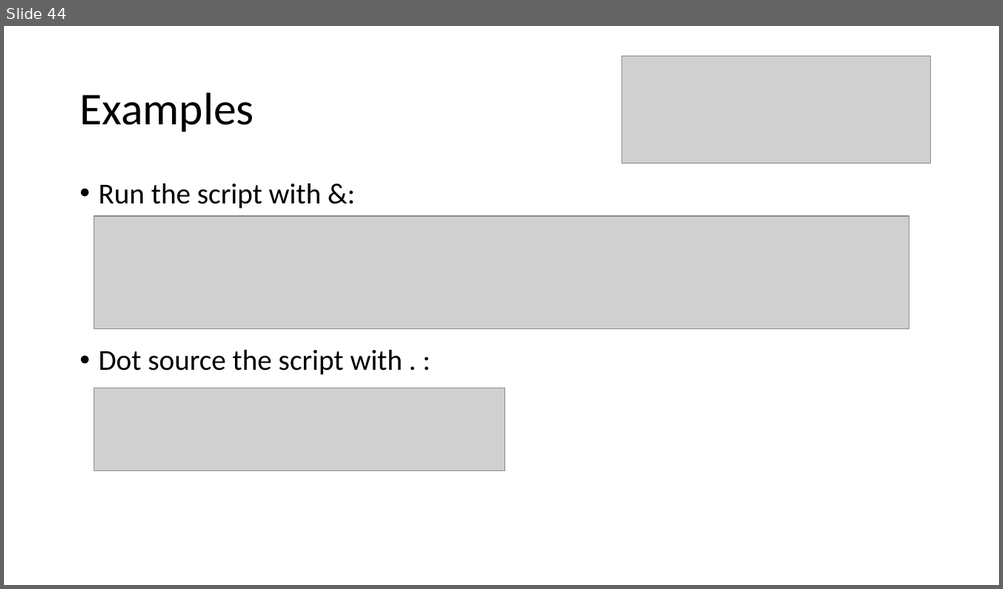
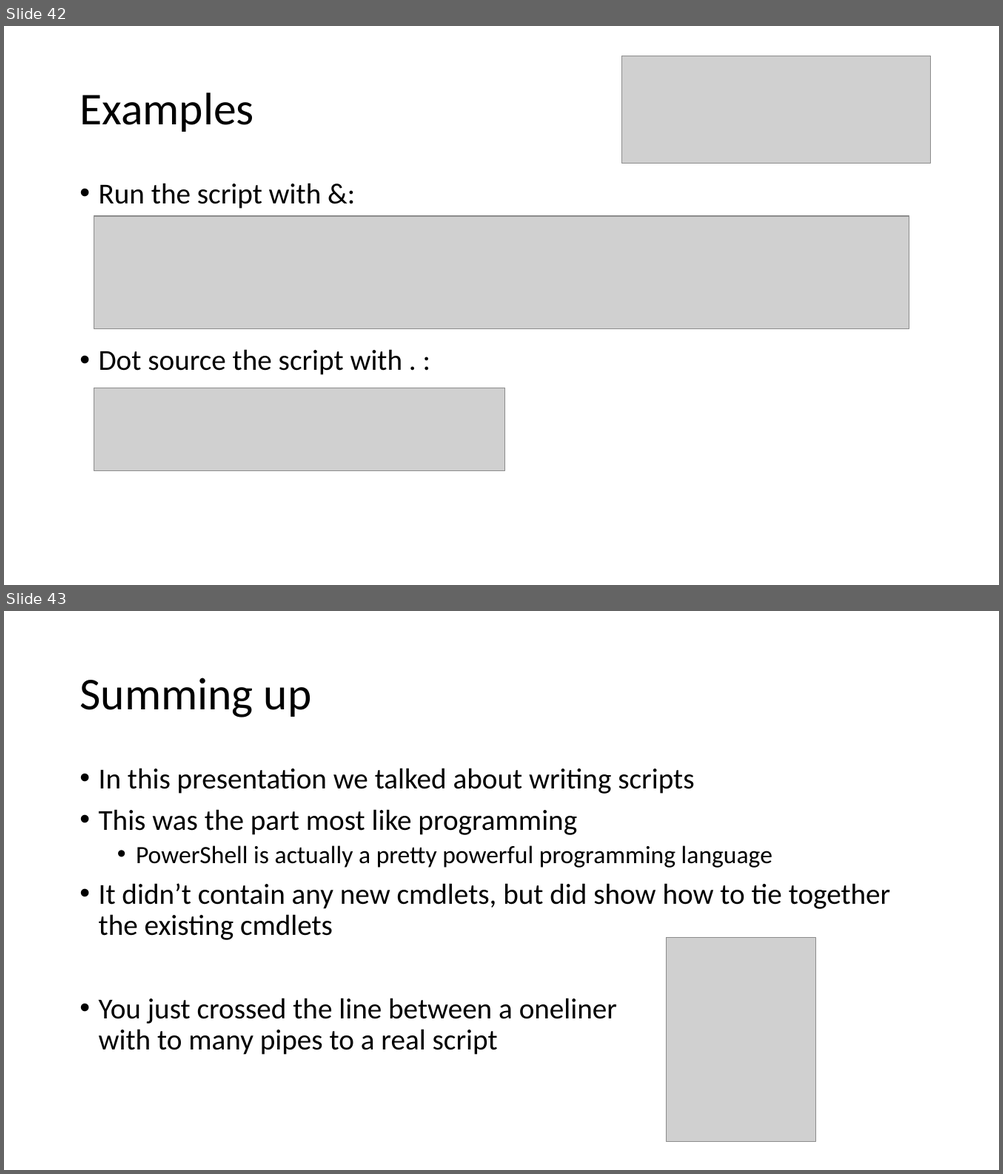
Before and after one commit to mjochen/PS-Basic-course, a slide deck: 2 - Scripting.pptx. Shown one above the other, each under a label of ours: slide 44 before the commit, slides 42 and 43 after it. The pictures are 1003x589 and 1003x1174 pixels, drawn with LibreOffice and Linux fonts; fonts in the diff are those of the drawing; grey boxes stand for pictures. Boxes give left, top, right and bottom in pixels: in the first picture for what was removed or moved away, otherwise in the second. Text is boxed around its words. In the diff, an @@ line names an element or a change of style, - is before the commit and + after.

```diff
--- a/2 - Scripting.pptx
+++ b/2 - Scripting.pptx
@@ slide 43 added at (4, 611, 999, 1170), background #FFFFFF @@
@@ title added at (79, 678, 312, 718), 44 pt, text #000000 @@
+Summing up
@@ text added at (99, 768, 891, 1055), 28 pt, text #000000 @@
+• In this presentation we talked about writing scripts
+• This was the part most like programming
+  • PowerShell is actually a pretty powerful programming language
+• It didn’t contain any new cmdlets, but did show how to tie together the existing cmdlets
+• You just crossed the line between a oneliner
+  with to many pipes to a real script
@@ picture added at (666, 938, 816, 1142) @@
@@ what was slide 44 is now slide 42 @@
```
Also in this commit, not shown: 3 other slides added, 24 slides removed, 1 other file.
